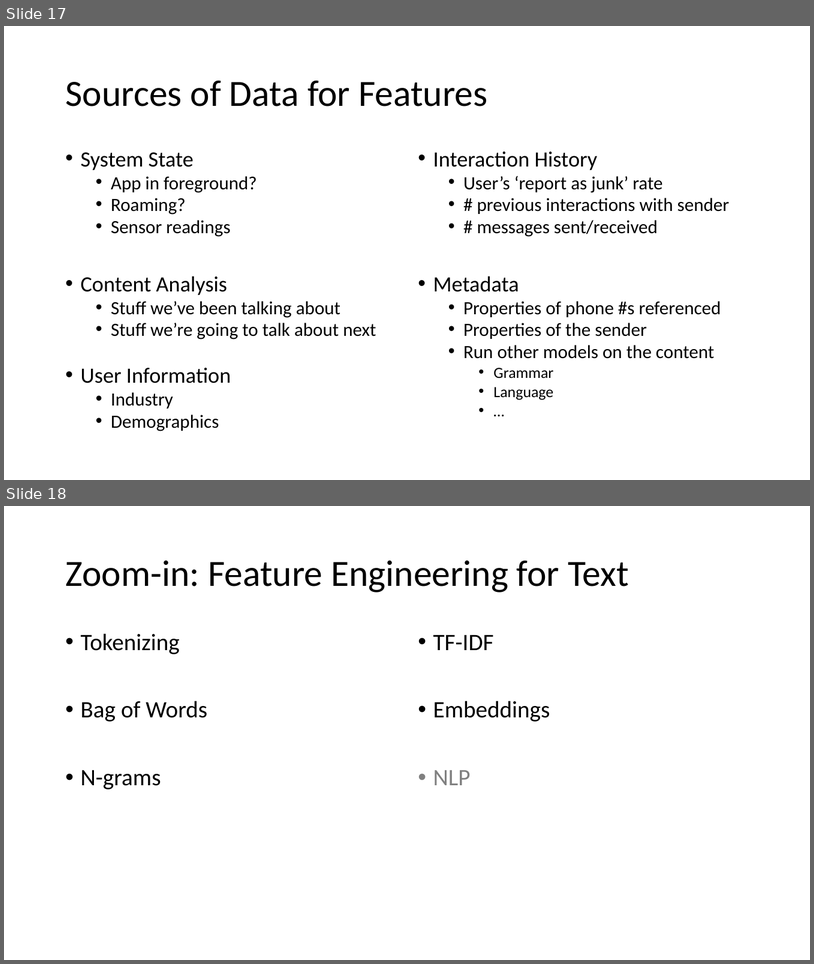
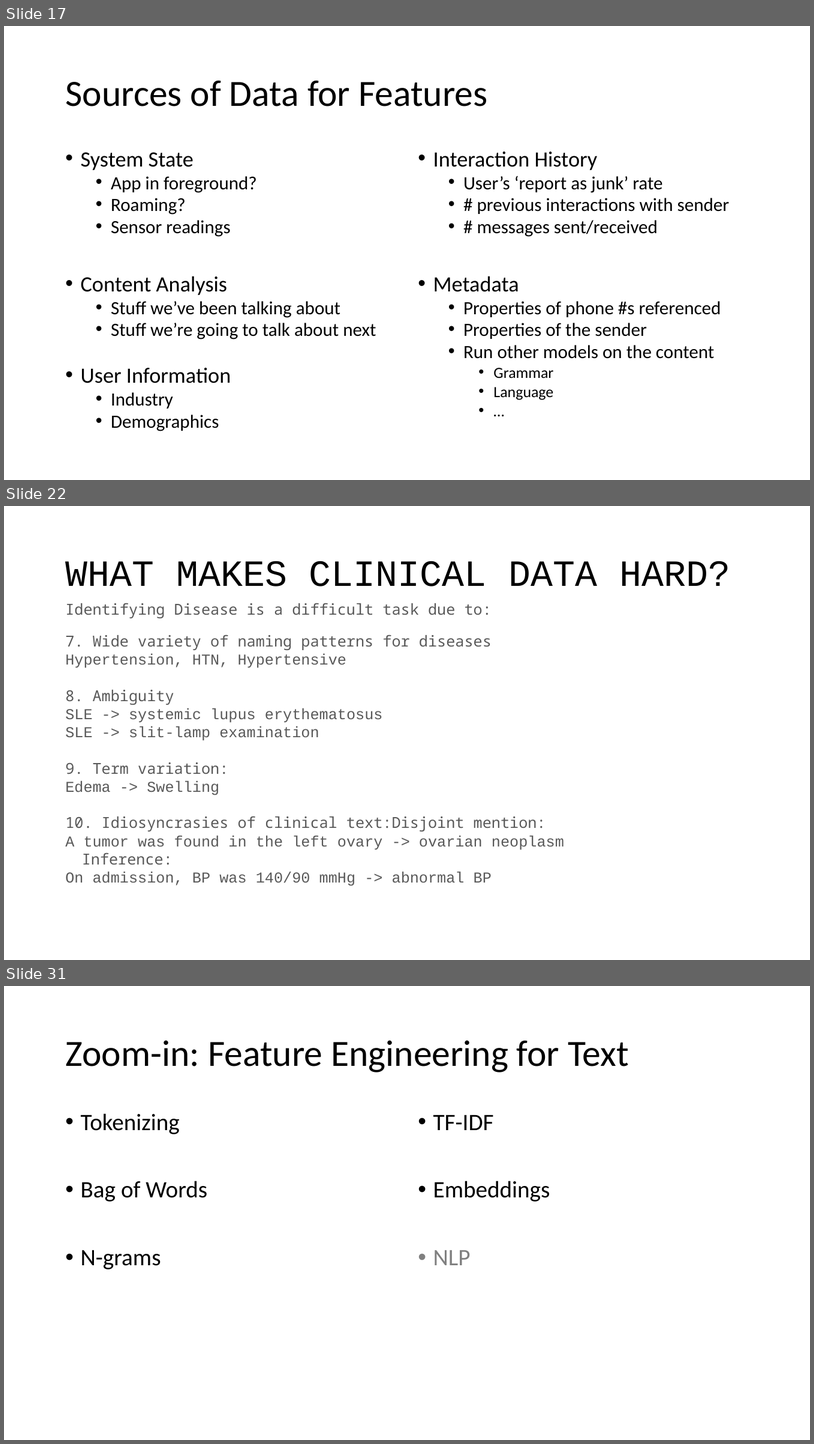
Before and after one commit to maelstromdat/MediTechBigData, a slide deck: 5. Adv. Feature Engineering.pptx. Shown one above the other, each under a label of ours: slides 17 and 18 before the commit, slides 17, 22 and 31 after it; the slides between them are not shown. The pictures are 814x964 and 814x1444 pixels, drawn with LibreOffice and Linux fonts; fonts in the diff are those of the drawing. Boxes give left, top, right and bottom in pixels: in the first picture for what was removed or moved away, otherwise in the second. Text is boxed around its words. In the diff, an @@ line names an element or a change of style, - is before the commit and + after.

```diff
--- a/5. Adv. Feature Engineering.pptx
+++ b/5. Adv. Feature Engineering.pptx
@@ slide 22 added at <box>4,506,810,960</box>, background #FFFFFF @@
@@ title added at <box>65,561,731,586</box>, 44 pt, text #000000 @@
+WHAT MAKES CLINICAL DATA HARD?
@@ text added at <box>65,603,564,885</box>, 18 pt, text #595959 @@
+Identifying Disease is a difficult task due to:
+7. Wide variety of naming patterns for diseases
+Hypertension, HTN, Hypertensive
+8. Ambiguity
+SLE -> systemic lupus erythematosus
+SLE -> slit-lamp examination
+9. Term variation:
+Edema -> Swelling
+10. Idiosyncrasies of clinical text:Disjoint mention:
+A tumor was found in the left ovary -> ovarian neoplasm
+Inference:
+On admission, BP was 140/90 mmHg -> abnormal BP
@@ what was slide 18 is now slide 31 @@
```
Also in this commit, not shown: 1 slide changed, 13 other slides added, 1 slide removed, 1 other file.
